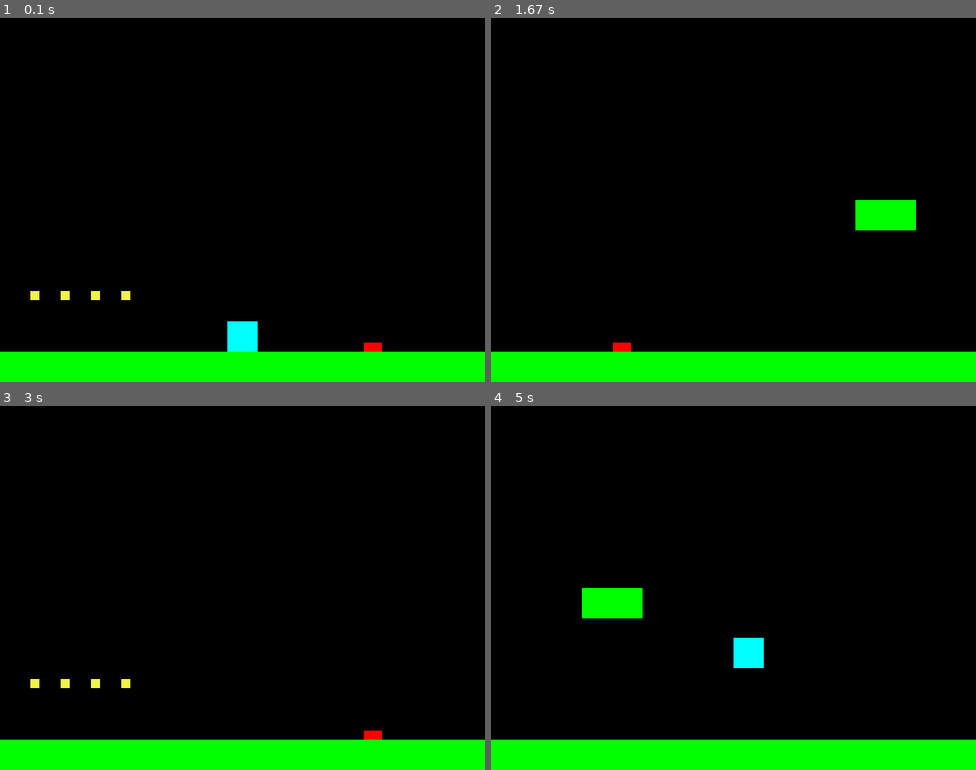
Above: before the commit, frames 1-4 (two rows, left to right).
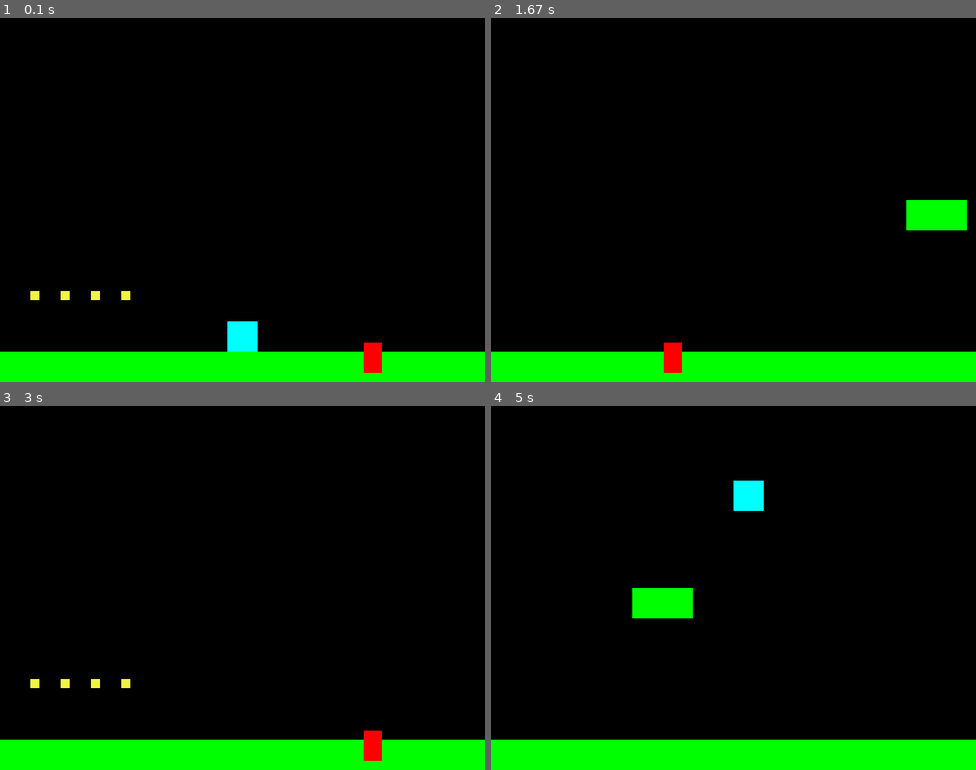
Above: after the commit, the same moments.

Repository: Rundumu/pygame-sonic-clone
Game: pygame game, started from main.py
Two runs of this game, one before a commit and one after it. Both use one fixed random seed, a clock stepped at 60 frames per second and the inputs below.
Inputs:
- Up to frame 1 (0.1 s): no input
- Up to frame 2 (1.67 s): hold Right 0.33-0.8 s; hold Up 0.83-1.13 s; hold Right 1.17-1.63 s
- Up to frame 3 (3 s): hold Left 1.67-2.2 s; hold Left 2.23-2.63 s; hold Up from 2.67 s (still down)
- Up to frame 4 (5 s): release Up at 3.03 s; hold Right 3.07-3.7 s; hold Left 3.73-4.2 s; hold Right 4.23-4.7 s; hold Up from 4.73 s (still down)

The runs differ from the first frame. In frame 1, 0.2% of the frame differs, in the area x 75-79%, y 91-98%; in frame 2, 2.2%; in frame 3, 0.2%; in frame 4, 2.8%, in the area x 18-57%, y 20-72%.

Commit message:
spikes added and collisions working with minor bugs

Diff:
--- a/main.py
+++ b/main.py
@@ -63,6 +63,7 @@
 # spikes
 spike = Spike(600, HEIGHT - 65)
 spikes = pygame.sprite.Group()
+spikes.add(spike)
 
 # all sprites
 sprites = pygame.sprite.Group()
@@ -107,6 +108,7 @@
     # update
     #ramps.update()
     rings.update()
+    spikes.update()
     sprites.update()
 
 
@@ -172,10 +174,29 @@
     pricks = pygame.sprite.spritecollide(s, spikes, False)
 
     if pricks:
-        RING_COUNT = 0
-        print(RING_COUNT)
-
-    # TODO: create an exploding list that generates rings
+        for prick in pricks:
+            if s.vel.y > 0 and s.rect.bottom > prick.rect.top:
+                s.rect.bottom = prick.rect.top
+                s.pos.y = s.rect.bottom
+                s.pos.x = (prick.rect.left - 50)
+                s.vel.y = 0
+                s.vel.x = 0
+                RING_COUNT = 0
+                print(RING_COUNT)
+            if s.vel.x > 0 and s.rect.right > prick.rect.left:
+                s.rect.right = (prick.rect.left - 50)
+                s.pos.x = s.rect.right
+                s.vel.x = 0
+                s.vel.y = 0
+            if s.vel.x < 0 and s.rect.left < prick.rect.right:
+                s.rect.left = (prick.rect.right + 50)
+                s.pos.x = s.rect.left
+                s.vel.x = 0
+                s.vel.y = 0
+
+
+
+    # TODO: create an exploding list that generates rings (done)
 
 
 
--- a/sprites.py
+++ b/sprites.py
@@ -141,6 +141,20 @@
     def __init__(self, x, y):
         pygame.sprite.Sprite.__init__(self)
 
+        self.image = pygame.Surface((30, 50))
+        self.image.fill(RED)
+        self.rect = self.image.get_rect()
+        self.rect.x = x
+        self.rect.y = y
+
+    def update(self):
+        pass
+
+class Enemies(pygame.sprite.Sprite):
+
+    def __init__(self, x, y):
+        pygame.sprite.Sprite.__init__(self)
+
         self.image = pygame.Surface((30, 15))
         self.image.fill(RED)
         self.rect = self.image.get_rect()
